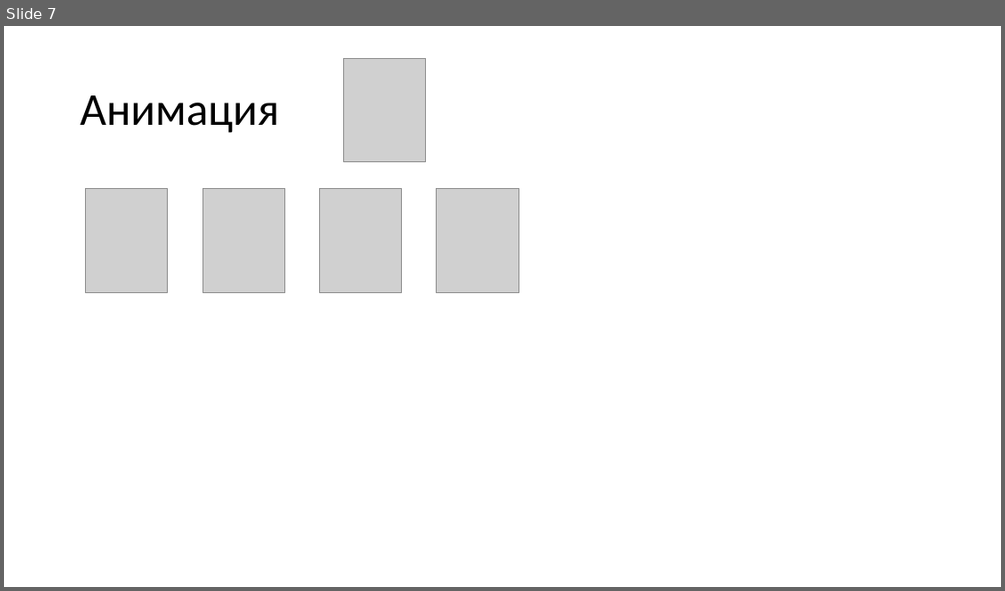
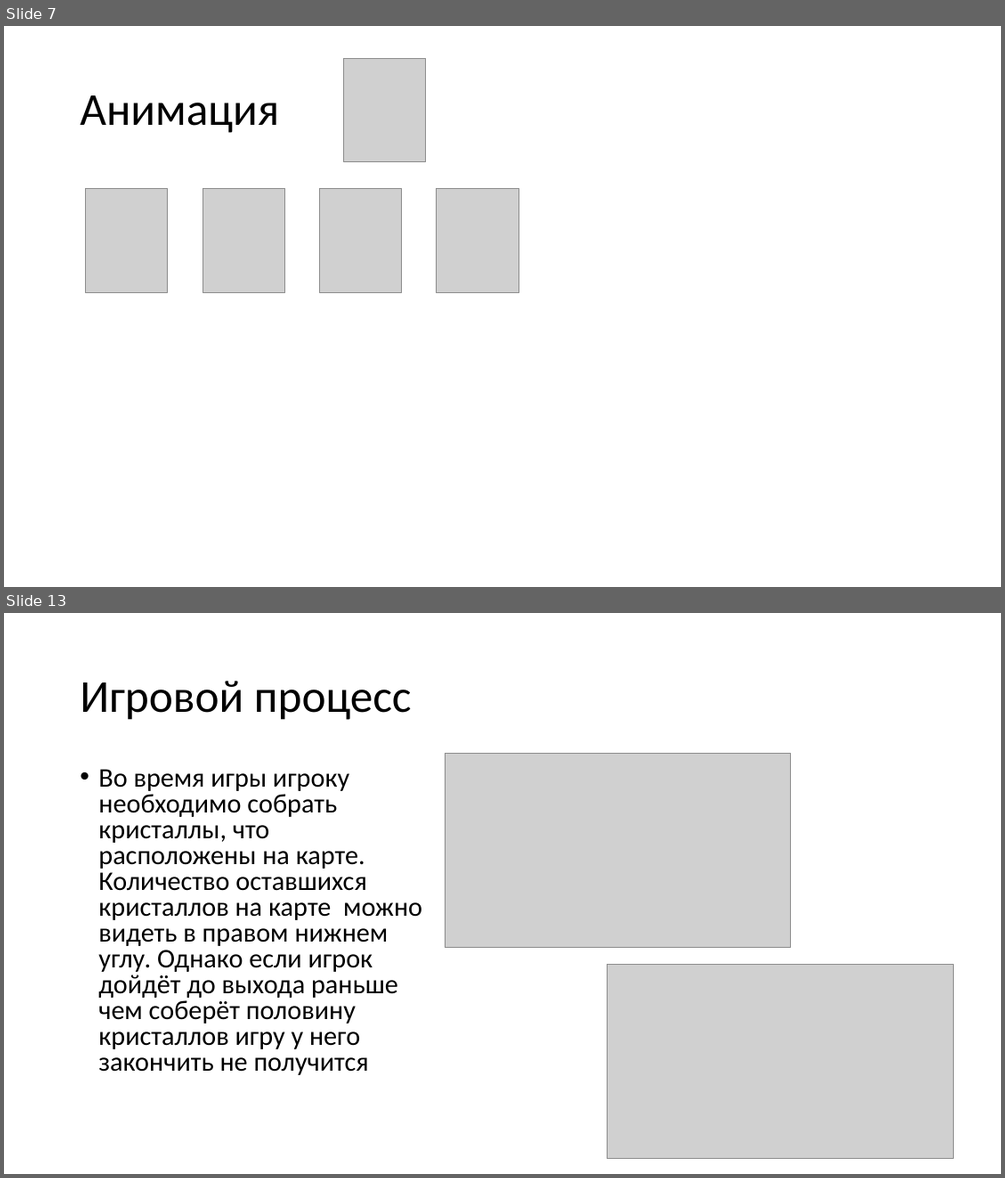
Before and after one commit to Scheise45/projeckt_2, a slide deck: документы/проект2.pptx. Shown one above the other, each under a label of ours: slide 7 before the commit, slides 7 and 13 after it; the slides between them are not shown. The pictures are 1005x591 and 1005x1178 pixels, drawn with LibreOffice and Linux fonts; fonts in the diff are those of the drawing; grey boxes stand for pictures. Boxes give left, top, right and bottom in pixels: in the first picture for what was removed or moved away, otherwise in the second. Text is boxed around its words. In the diff, an @@ line names an element or a change of style, - is before the commit and + after.

```diff
--- a/документы/проект2.pptx
+++ b/документы/проект2.pptx
@@ slide 13 added at [4,613,1001,1174], background #FFFFFF @@
@@ title added at [80,681,412,720], 44 pt, text #000000 @@
+Игровой процесс
@@ text added at [98,769,422,1075], 25.9 pt, text #000000 @@
+• Во время игры игроку необходимо собрать кристаллы, что расположены на карте. Количество оставшихся кристаллов на карте можно видеть в правом нижнем углу. Однако если игрок дойдёт до выхода раньше чем соберёт половину кристаллов игру у него закончить не получится
@@ picture added at [445,754,790,948] @@
@@ picture added at [607,965,953,1159] @@
```
Also in this commit, not shown: 7 slides changed, 3 other slides added, 1 slide removed, 7 other files.
